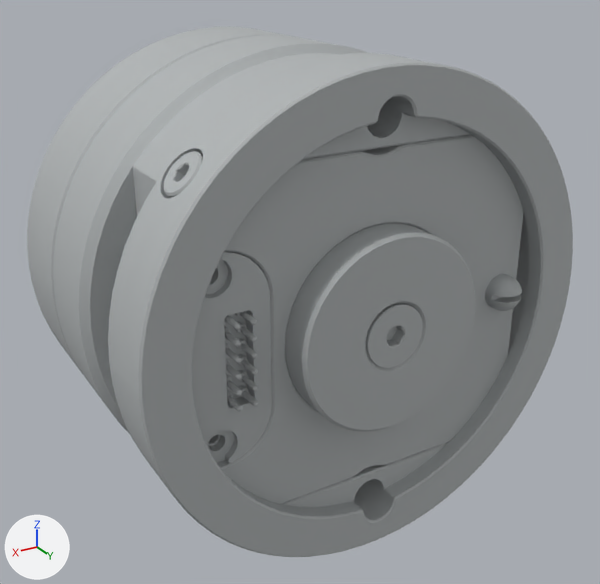
The glTF model public/models/ai1500/model.glb as it was, and as the next commit left it.
Camera for both pictures: a 50 mm camera at (0.0643, 0.0262, 0.0609) aimed at (-0.0054, -0.0899, 0.0028). Every picture has the same lights, and +X, +Y and +Z are marked at lower left. The older version comes first. Where no turn or scale is listed for an object, it has been applied to the vertices.

The scene before the commit, as lines of its bpy script (objects in view):
```python
ob_part_00 = bpy.data.objects.new('part_00', me_mesh_0)
ob_part_00.location = (0.0, 0.0, 0.0)
ob_part_01 = bpy.data.objects.new('part_01', me_mesh_1)
ob_part_01.location = (0.0, 0.0, 0.0)
ob_part_02 = bpy.data.objects.new('part_02', me_mesh_2)
ob_part_02.location = (0.0, 0.0, 0.0)
ob_part_03 = bpy.data.objects.new('part_03', me_mesh_3)
ob_part_03.location = (0.0, 0.0, 0.0)
ob_part_04 = bpy.data.objects.new('part_04', me_mesh_4)
ob_part_04.location = (0.0, 0.0, 0.0)
ob_part_05 = bpy.data.objects.new('part_05', me_mesh_5)
ob_part_05.location = (0.0, 0.0, 0.0)
ob_part_08 = bpy.data.objects.new('part_08', me_mesh_8)
ob_part_08.location = (0.0, 0.0, 0.0)
ob_part_10 = bpy.data.objects.new('part_10', me_mesh_10)
ob_part_10.location = (0.0, 0.0, 0.0)
ob_part_14 = bpy.data.objects.new('part_14', me_mesh_14)
ob_part_14.location = (0.0, 0.0, 0.0)
```
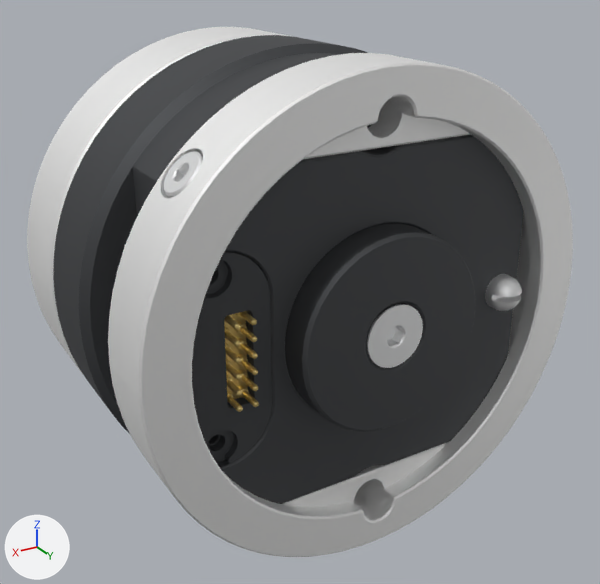
The change, as a list of edits to the scene's bpy script:
```text
Change mat_material_0:
    mat_material_0.base_color: (0.462, 0.485, 0.491) -> (0.96, 0.965, 0.97)  # grey #b5b9ba -> white #fafbfc
    mat_material_0.metallic: 0.18 -> 0.78
Change mat_material_1:
    mat_material_1.base_color: (0.462, 0.485, 0.491) -> (0.953, 0.953, 0.949)  # grey #b5b9ba -> white #fafaf9
    mat_material_1.metallic: 0.18 -> 0.8
Change mat_material_2:
    mat_material_2.base_color: (0.462, 0.485, 0.491) -> (0.953, 0.953, 0.949)  # grey #b5b9ba -> white #fafaf9
    mat_material_2.metallic: 0.18 -> 0.8
Change mat_material_3:
    mat_material_3.base_color: (0.462, 0.485, 0.491) -> (0.96, 0.965, 0.97)  # grey #b5b9ba -> white #fafbfc
    mat_material_3.metallic: 0.18 -> 0.78
Change mat_material_4:
    mat_material_4.base_color: (0.462, 0.485, 0.491) -> (0.045, 0.048, 0.052)  # grey #b5b9ba -> dark grey #3c3e40
Change mat_material_5:
    mat_material_5.base_color: (0.462, 0.485, 0.491) -> (0.96, 0.965, 0.97)  # grey #b5b9ba -> white #fafbfc
    mat_material_5.metallic: 0.18 -> 0.78
Change mat_material_8:
    mat_material_8.base_color: (0.462, 0.485, 0.491) -> (0.83, 0.64, 0.24)  # grey #b5b9ba -> yellow #ebd186
    mat_material_8.metallic: 0.18 -> 0.8
Change mat_material_10:
    mat_material_10.base_color: (0.462, 0.485, 0.491) -> (0.09, 0.094, 0.1)  # grey #b5b9ba -> dark grey #555659
    mat_material_10.metallic: 0.18 -> 0.8
Change mat_material_14:
    mat_material_14.base_color: (0.462, 0.485, 0.491) -> (0.09, 0.094, 0.1)  # grey #b5b9ba -> dark grey #555659
    mat_material_14.metallic: 0.18 -> 0.8
    mat_material_14.roughness: 0.72 -> 0.634
```

Pixel boxes [x1, y1, x2, y2] of what changed, in the pictures (600 x 584 px):
'part_02', recoloured, surface changed (grey to white): [108, 53, 573, 557] in both
'part_14', recoloured, surface changed (grey to dark grey): [53, 35, 524, 504] in both
'part_10', recoloured, surface changed (grey to dark grey): [285, 223, 475, 432] in both
'part_01', recoloured, surface changed: [27, 27, 293, 377] in both
'part_04', recoloured (grey to dark grey): [192, 251, 272, 463] in both
'part_03', recoloured, surface changed (grey to white): [367, 304, 423, 368] in both
'part_08', recoloured, surface changed: [224, 311, 259, 412] in both
'part_05', recoloured, surface changed (grey to white): [164, 152, 203, 198] in both
'part_00', recoloured, surface changed (grey to white): [485, 274, 522, 311] in both
